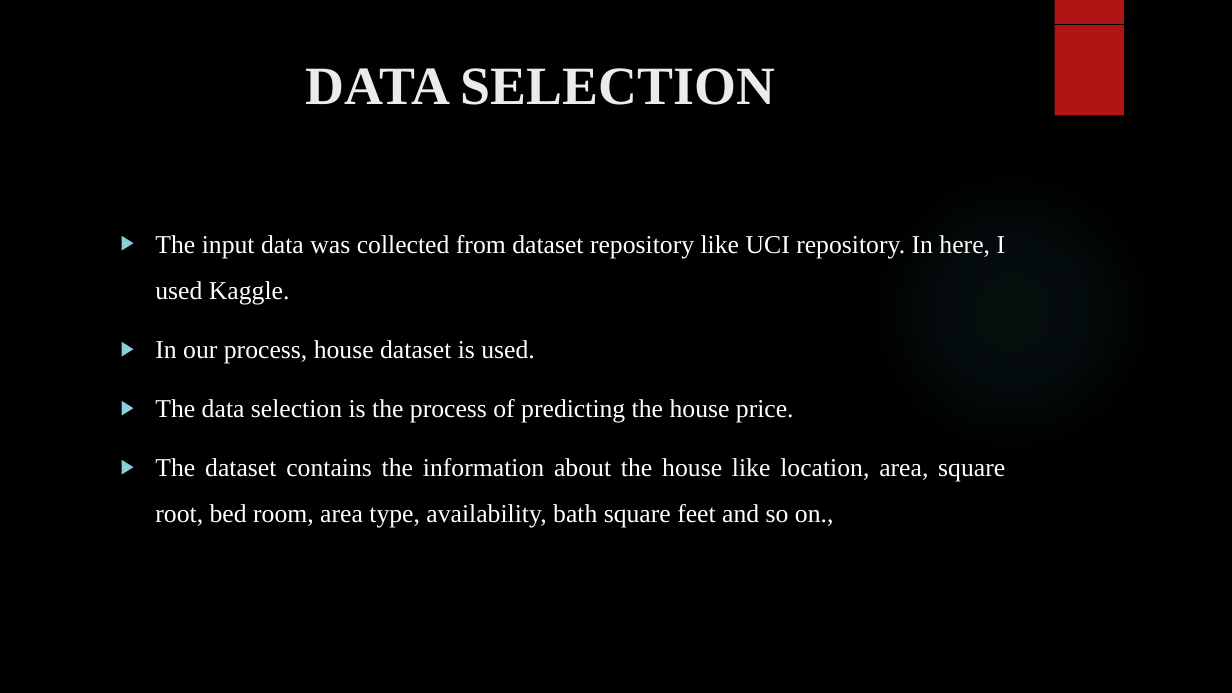
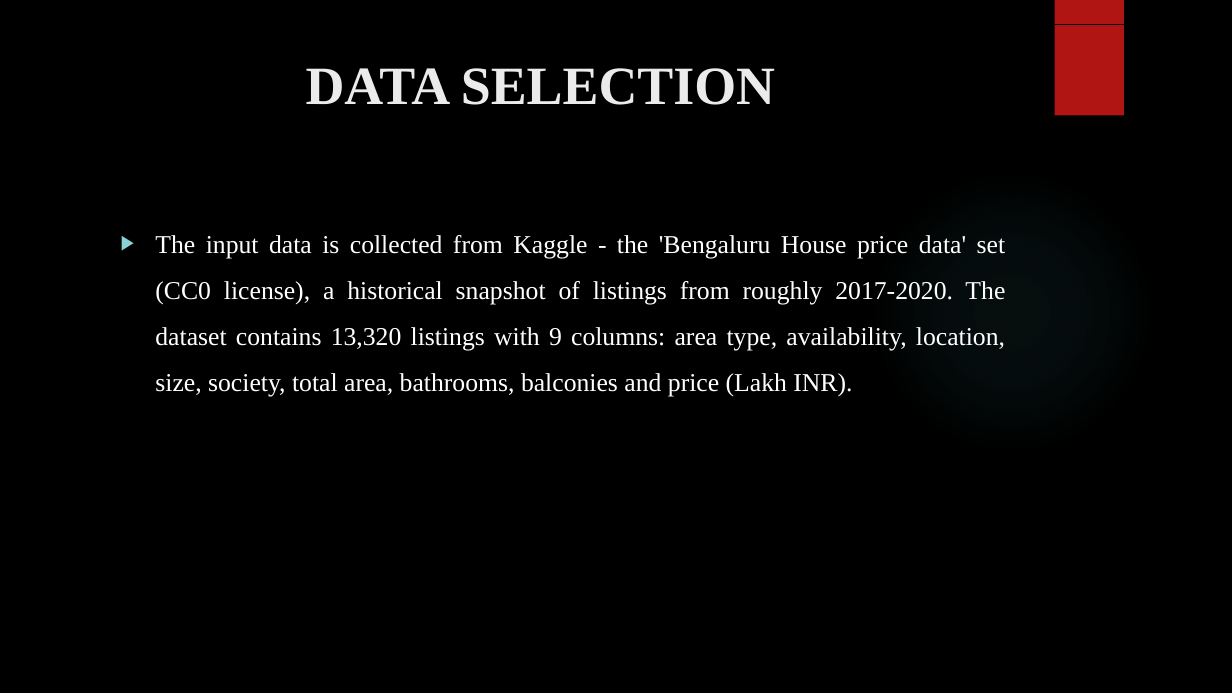
Before and after one commit to abustark/HOUSE-PRICE-PREDICTION-USING-MACHINE-LEARNING-ALGORITHMS, a slide deck: slide 11 of docs/House Price.pptx. Drawn at 1232x693 pixels with LibreOffice and Linux fonts; fonts in the diff are those of the drawing; background and template pictures are left out. Boxes give left, top, right and bottom in pixels: in the first picture for what was removed or moved away, otherwise in the second. Text is boxed around its words. In the diff, an @@ line names an element or a change of style, - is before the commit and + after.

```diff
--- a/docs/House Price.pptx
+++ b/docs/House Price.pptx
@@ text at <box>155,235,1006,397</box>: text changed @@
-▶ The input data was collected from dataset repository like UCI repository. In here, I used Kaggle.
-▶ In our process, house dataset is used.
-▶ The data selection is the process of predicting the house price.
-▶ The dataset contains the information about the house like location, area, square root, bed room, area type, availability, bath square feet and so on.,
+▶ The input data is collected from Kaggle - the 'Bengaluru House price data' set (CC0 license), a historical snapshot of listings from roughly 2017-2020. The dataset contains 13,320 listings with 9 columns: area type, availability, location, size, society, total area, bathrooms, balconies and price (Lakh INR).
```
Also in this commit, not shown: 19 other slides changed, 1 slide added, 1 slide removed, 1 other file.
